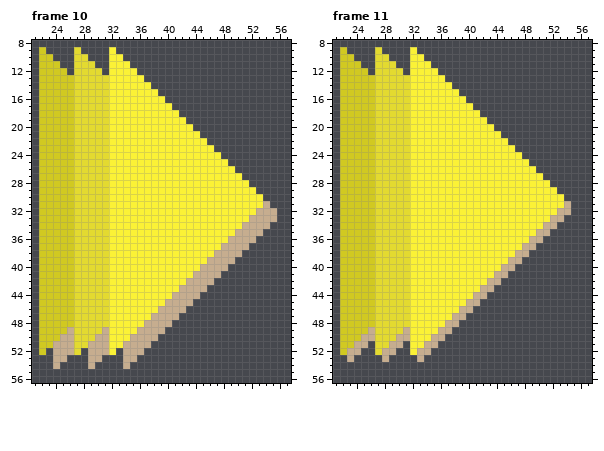
Pixel-art file: aseprite/speed_control_btn2.aseprite. This is how it looked before the edit.
87x64 pixels, 12 frames. Shown: frame 10: x 21..57, y 8..56; frame 11: x 21..57, y 8..56. The commit also changed other frames, which this record leaves out.
And afterwards:
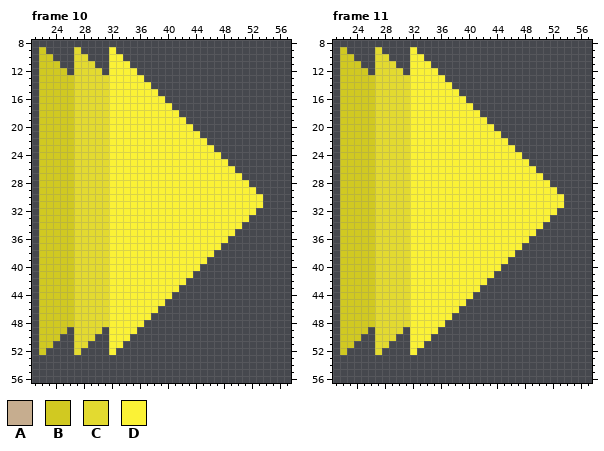
Palette (. is transparent): A #c6ad8f  B #d1c921  C #e3da30  D #fbf236
Diff:
layer "Layer 6" now hidden
layer "Layer 5" now hidden
layer "Play shadow" now hidden
Frame 10:
y 31: x 54 A -> .
y 32: x 53..55 AAA -> ...
y 33: x 52..55 AAAA -> ....
y 34: x 51..54 AAAA -> ....
y 35: x 50..53 AAAA -> ....
y 36: x 49..52 AAAA -> ....
y 37: x 48..51 AAAA -> ....
y 38: x 47..50 AAAA -> ....
y 39: x 46..49 AAAA -> ....
y 40: x 45..48 AAAA -> ....
y 41: x 44..47 AAAA -> ....
y 42: x 43..46 AAAA -> ....
y 43: x 42..45 AAAA -> ....
y 44: x 41..44 AAAA -> ....
y 45: x 40..43 AAAA -> ....
y 46: x 39..42 AAAA -> ....
y 47: x 38..41 AAAA -> ....
y 48: x 37..40 AAAA -> ....
y 49: x 26 A -> .; x 31 A -> .; x 36..39 AAAA -> ....
y 50: x 25..26 AA -> ..; x 30..31 AA -> ..; x 35..38 AAAA -> ....
y 51: x 24..26 AAA -> ...; x 29..31 AAA -> ...; x 34..37 AAAA -> ....
y 52: x 24..26 AAA -> ...; x 29..31 AAA -> ...; x 34..36 AAA -> ...
y 53: x 24..25 AA -> ..; x 29..30 AA -> ..; x 34..35 AA -> ..
y 54: x 24 A -> .; x 29 A -> .; x 34 A -> .
Frame 11:
y 31: x 54 A -> .
y 32: x 53..54 AA -> ..
y 33: x 52..53 AA -> ..
y 34: x 51..52 AA -> ..
y 35: x 50..51 AA -> ..
y 36: x 49..50 AA -> ..
y 37: x 48..49 AA -> ..
y 38: x 47..48 AA -> ..
y 39: x 46..47 AA -> ..
y 40: x 45..46 AA -> ..
y 41: x 44..45 AA -> ..
y 42: x 43..44 AA -> ..
y 43: x 42..43 AA -> ..
y 44: x 41..42 AA -> ..
y 45: x 40..41 AA -> ..
y 46: x 39..40 AA -> ..
y 47: x 38..39 AA -> ..
y 48: x 37..38 AA -> ..
y 49: x 26 A -> .; x 31 A -> .; x 36..37 AA -> ..
y 50: x 25..26 AA -> ..; x 30..31 AA -> ..; x 35..36 AA -> ..
y 51: x 24..25 AA -> ..; x 29..30 AA -> ..; x 34..35 AA -> ..
y 52: x 23..24 AA -> ..; x 28..29 AA -> ..; x 33..34 AA -> ..
y 53: x 23 A -> .; x 28 A -> .; x 33 A -> .
